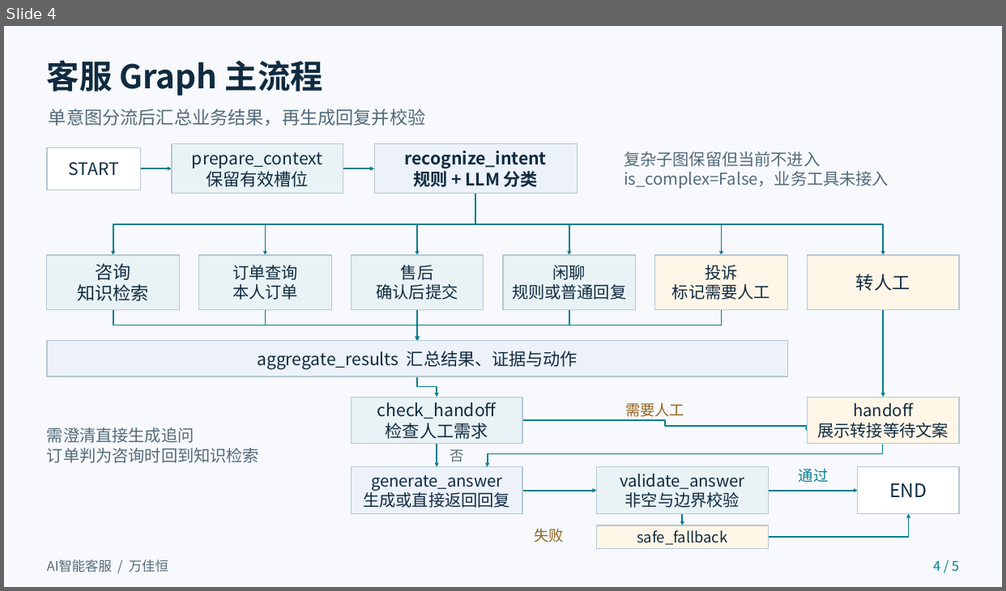
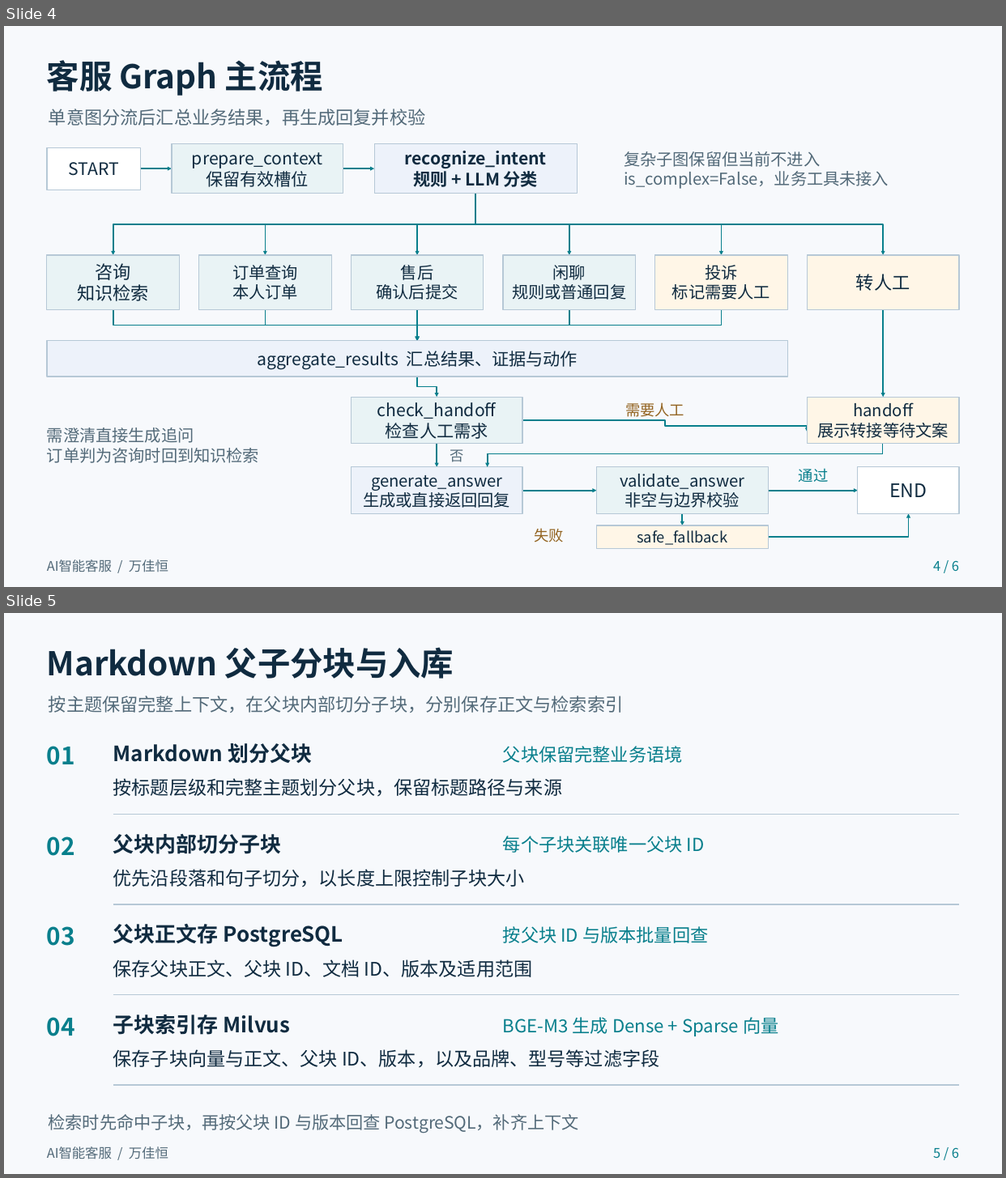
Before and after one commit to jakiewan/-, a slide deck: diagram/AI智能客服-AF06-万佳恒.pptx. Shown one above the other, each under a label of ours: slide 4 before the commit, slides 4 and 5 after it. The pictures are 1006x591 and 1006x1178 pixels, drawn with LibreOffice and Linux fonts; fonts in the diff are those of the drawing. Boxes give left, top, right and bottom in pixels: in the first picture for what was removed or moved away, otherwise in the second. Text is boxed around its words. In the diff, an @@ line names an element or a change of style, - is before the commit and + after.

```diff
--- a/diagram/AI智能客服-AF06-万佳恒.pptx
+++ b/diagram/AI智能客服-AF06-万佳恒.pptx
@@ slide 5 added at (4,613,1002,1174), background #F7F9FC @@
@@ text added at (47,647,454,679), 31.5 pt, text #102B40, bold @@
+Markdown 父子分块与入库
@@ text added at (49,696,624,713), 17.2 pt, text #536A79 @@
+按主题保留完整上下文，在父块内部切分子块，分别保存正文与检索索引
@@ text added at (47,746,75,765), 23.2 pt, text #087F8C, bold @@
+01
@@ text added at (113,743,313,764), 20.2 pt, text #102B40, bold @@
+Markdown 划分父块
@@ text added at (503,746,683,763), 17.2 pt, text #087F8C @@
+父块保留完整业务语境
@@ text added at (113,778,562,797), 18 pt, text #102B40 @@
+按标题层级和完整主题划分父块，保留标题路径与来源
@@ line added from (113, 815) to (959, 815), #B6C8D6 1.2 pt @@
@@ text added at (47,837,75,856), 23.2 pt, text #087F8C, bold @@
+02
@@ text added at (113,834,282,854), 20.2 pt, text #102B40, bold @@
+父块内部切分子块
@@ text added at (503,836,705,853), 17.2 pt, text #087F8C @@
+每个子块关联唯一父块 ID
@@ text added at (113,869,525,888), 18 pt, text #102B40 @@
+优先沿段落和句子切分，以长度上限控制子块大小
@@ text added at (47,926,75,946), 23.2 pt, text #087F8C, bold @@
+03
@@ line added from (113, 905) to (959, 905), #B6C8D6 1.2 pt @@
@@ text added at (113,924,343,948), 20.2 pt, text #102B40, bold @@
+父块正文存 PostgreSQL
@@ text added at (503,926,708,943), 17.2 pt, text #087F8C @@
+按父块 ID 与版本批量回查
@@ text added at (113,960,532,977), 18 pt, text #102B40 @@
+保存父块正文、父块 ID、文档 ID、版本及适用范围
@@ line added from (113, 995) to (959, 995), #B6C8D6 1.2 pt @@
@@ text added at (47,1017,75,1037), 23.2 pt, text #087F8C, bold @@
+04
@@ text added at (113,1015,291,1035), 20.2 pt, text #102B40, bold @@
+子块索引存 Milvus
@@ text added at (503,1017,778,1037), 17.2 pt, text #087F8C @@
+BGE-M3 生成 Dense + Sparse 向量
@@ text added at (113,1050,659,1068), 18 pt, text #102B40 @@
+保存子块向量与正文、父块 ID、版本，以及品牌、型号等过滤字段
@@ line added from (113, 1085) to (959, 1085), #B6C8D6 1.2 pt @@
@@ text added at (49,1114,578,1134), 16.5 pt, text #536A79 @@
+检索时先命中子块，再按父块 ID 与版本回查 PostgreSQL，补齐上下文
@@ text added at (47,1147,168,1160), 12.8 pt, text #536A79 @@
+AI智能客服 / 万佳恒
@@ text added at (933,1148,959,1158), 12.8 pt, text #087F8C @@
+5 / 6
@@ slide 4 changed as well @@
@@ text at (933,561,959,571): text changed @@
-4 / 5
+4 / 6
```
Also in this commit, not shown: 4 other slides changed, 5 other files.
